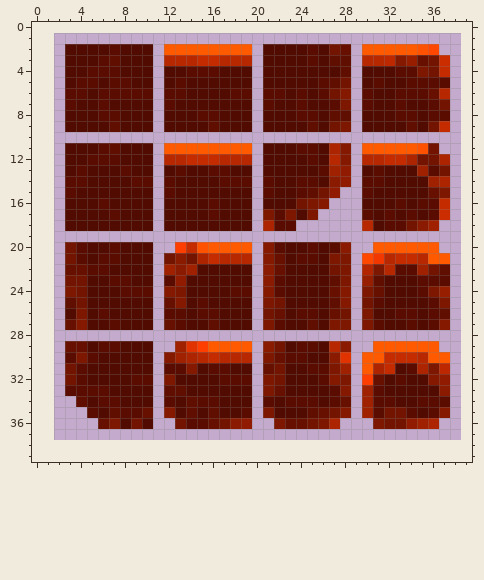
Pixel-art sprite, stored at game/background/images/bg_auto_tile.png. Above: the version before the commit.
The file is 37x37 pixels. Pixels under 10% opacity are left out. Colours within 5 levels of each other are drawn and written as one. The old version is drawn lined up with the new one, on the new canvas.
After:
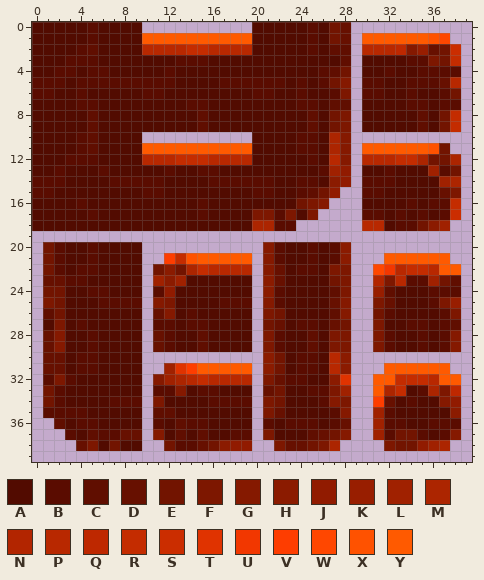
Palette (. is transparent): A #520b00  B #5a0c00  C #600e00  D #671000  E #721400  F #7d1700  G #851900  H #8b1b00  J #911b00  K #981e00  L #a02100  M #ac2500  N #b22500  P #b82800  Q #be2800  R #c42c00  S #cb2d00  T #e03300  U #f23700  V #fe3d00  W #ff4700  X #ff5200  Y #ff5a00
Diff:
canvas 37x37 -> 40x40, the old top-left corner now at 2,1
y 0: x 0..9 .......... -> AAAAABAAAA; x 20..28 ......... -> AAAAABAED
y 1: x 0..28 ............................. -> AAAAABAAAAYYYYYYYYYYAAAAABAED; x 30..37 ........ -> YYYYYYXW
y 2: x 0..2 ... -> AAA; x 4..5 AA -> BC; x 7 B -> A; x 10..20 A.YYYYYYYY. -> PPPPRRPPPPA; x 27..28 ED -> CC; x 30..38 YYYYYXW.. -> PPPQGKDES
y 3: x 0..7 ...AAABC -> AAABBBAA; x 11..20 .PPPRRPPP. -> AABBBAAAAA; x 25 B -> A; x 27 C -> A; x 30..38 PPQGKDES. -> AAAABBFER
y 4: x 0..3 ...A -> AABB; x 7 B -> A; x 11..12 .A -> AB; x 14..16 BBB -> AAA; x 20 . -> A; x 26..28 AAC -> BCE; x 32..38 ABBFER. -> BAABBBB
y 5: x 0..2 ... -> BBB; x 6 A -> B; x 9..13 AA.AB -> BBBBA; x 17..22 AAA.AA -> BBBBBB; x 24 A -> B; x 27..28 CE -> EG; x 30 A -> B; x 37..38 B. -> DP
y 6: x 0..3 ...B -> BBAA; x 6..9 BBBB -> AAAA; x 11..13 .BB -> BAA; x 18..20 BB. -> AAB; x 22 B -> A; x 26..28 BEG -> ABF; x 31 A -> B; x 33 B -> A; x 35..38 BDP. -> AABE
y 7: x 0..6 ...BAAB -> AAAABBA; x 11..12 .B -> AA; x 14..15 AA -> BB; x 20..21 .B -> AA; x 25 A -> B; x 27..28 BF -> CC; x 30 B -> A; x 33..38 BAABE. -> ABBABB
y 8: x 0..2 ... -> AAA; x 5..7 ABB -> CAA; x 11 . -> A; x 15..16 BB -> CA; x 20 . -> A; x 24..25 BB -> AC; x 27..28 CC -> EF; x 33..38 BBABB. -> AACAER
y 9: x 0..2 ... -> AAA; x 5 A -> C; x 7 C -> A; x 11 . -> A; x 15..16 AC -> CA; x 20 . -> A; x 34..38 CAER. -> ACAER
y 10: x 0..9 .......... -> AAAABCAAAA; x 20..28 ......... -> AAAABBAMG
y 11: x 0..2 ... -> AAA; x 4..7 AABC -> BCAA; x 10..11 A. -> YY; x 20 . -> A; x 35..37 XE. -> YXE
y 12: x 0..4 ...AA -> AAABB; x 6..7 BB -> AA; x 10..11 A. -> PP; x 13 P -> R; x 16 R -> P; x 20 . -> A; x 32 R -> P; x 34..35 ME -> RM; x 37..38 M. -> EM
y 13: x 0..2 ... -> AAB; x 4 B -> A; x 6 A -> B; x 8 B -> A; x 11..13 .AB -> ABA; x 15 A -> B; x 17 B -> A; x 20 . -> A; x 31..32 BA -> AB; x 35..38 LBE. -> ALBE
y 14: x 0..4 ...BB -> BBBAA; x 7..8 AA -> BB; x 11..12 .B -> BA; x 16 A -> B; x 20 . -> B; x 32 A -> B; x 36..38 LM. -> ALM
y 15: x 0..3 ...B -> BBAA; x 10..12 A.B -> BBA; x 20 . -> B; x 31 A -> B; x 36..38 DF. -> ADF
y 16: x 0..2 ... -> AAA; x 4 A -> B; x 6 B -> A; x 11 . -> A; x 15..16 AB -> BA; x 20 . -> A; x 33..35 BAB -> ABA; x 37..38 R. -> BR
y 17: x 0..2 ... -> AAA; x 5 A -> B; x 7 B -> A; x 11 . -> A; x 15..16 AB -> BA; x 20 . -> F; x 31..38 ABABABS. -> BABABABS
y 18: x 0..2 ... -> AAA; x 11 . -> A; x 20 . -> M; x 31..32 AB -> PA; x 34..37 EHL. -> BEHL
y 20: x 1..5 ..EBA -> EBAAB; x 7 B -> A; x 10 A -> .; x 13..19 VRXYYYY -> .......; x 31..36 YYYYYY -> ......
y 21: x 1..7 ..EBABB -> EBAABAA; x 10 A -> .; x 12..19 EHEMRPPP -> VRXYYYYY; x 22 D -> B; x 24 B -> A; x 27..28 FF -> BH; x 30..35 WUPRRP -> ..YYYY
y 22: x 1..4 ..DD -> EBAB; x 6 B -> A; x 10..19 A.LHLAAAAA -> .EHEMRPPPP; x 21 H -> G; x 24..25 AA -> BB; x 27 E -> F; x 30..38 NFPBBLEC. -> .WUPRRPYY
y 23: x 1..4 ..EE -> DDBB; x 7..8 BB -> AA; x 10..13 A.BJ -> .LHL; x 22 B -> D; x 27 C -> E; x 30..34 KCAAA -> .NFPB; x 36..38 BB. -> LEC
y 24: x 1..6 ..FEAA -> EEAABB; x 8..13 BBB.GF -> AA.BJA; x 18..19 BB -> AA; x 21 G -> H; x 27..28 DG -> CF; x 30..32 FDA -> .KC; x 35..38 BFK. -> ABBB
y 25: x 1..4 ..CE -> FEAA; x 6..13 AAAAA.DG -> BBBB.GFA; x 15 B -> A; x 17..19 AAA -> BBB; x 21..22 FE -> GB; x 27 C -> D; x 30..32 EBA -> .FD; x 38 . -> K
y 26: x 1..2 .. -> CE; x 4 F -> A; x 6 B -> A; x 10..16 A.BBABB -> .DGABAA; x 21..22 ED -> FE; x 24..25 BB -> AA; x 27..28 DE -> CG; x 30..34 FAABB -> .EBAA; x 36..38 BC. -> ABF
y 27: x 1..4 ..DG -> AFAB; x 7 B -> A; x 10..16 A.DBAAC -> .BBABBA; x 21..22 FB -> ED; x 24..25 AC -> BB; x 27..28 FF -> DE; x 30..31 FB -> .F; x 35..38 ABG. -> BABC
y 28: x 1..9 ......... -> DGAABAAAA; x 11..19 ......... -> DBAACAAAA; x 21..28 ........ -> FBAACAFF; x 31..38 ........ -> FBAABABG
y 29: x 1..7 ..DDABB -> DGAABAA; x 10..19 A..LTVYYYY -> .DBAACAAAA; x 21..22 HE -> FB; x 24..25 BB -> AC; x 27..28 PH -> FF; x 31..38 YYYYYY.. -> FBAABABG
y 30: x 1..4 ..BF -> DDAB; x 10 A -> .; x 12..19 GLMPRPPP -> ........; x 21..23 FDB -> HEA; x 25 A -> B; x 27..28 HT -> PH; x 30..37 YYRRRPYY -> ........
y 31: x 1..3 ..E -> DDA; x 5 A -> B; x 10 A -> .; x 12..19 BBGABBAA -> LTVYYYYY; x 21 D -> H; x 24 A -> B; x 26..28 BFL -> APH; x 30..37 YMRABMFQ -> ..YYYYYY
y 32: x 1..4 ..EB -> BFBA; x 9..19 BB.FAAAABBB -> A.GLMPRPPPP; x 22..24 EAA -> DBB; x 26..28 BGF -> AHT; x 30..38 VDABAAGJ. -> .YYRRRPYY
y 33: x 1..6 ..BBBB -> EBAAAA; x 10..13 A.CC -> .BBG; x 15..16 AA -> BB; x 21..22 FD -> DE; x 25..28 AABG -> BBFL; x 30..33 LBAA -> .YMR; x 35..38 AAH. -> BMFQ
y 34: x 1..4 ...C -> EBAA; x 6 B -> A; x 8..12 AAA.B -> BB.FA; x 14..15 CB -> AA; x 17..19 AAA -> BBB; x 21..28 BABBBABD -> FEAAABGF; x 30..32 LBB -> .VD; x 34..38 ABBB. -> BAAGJ
y 35: x 1..5 ....B -> BBBBA; x 7..12 CBBD.G -> AAA.CC; x 14 C -> A; x 16 C -> A; x 19 B -> A; x 22 A -> D; x 25..27 CDE -> AAB; x 30..34 LBEEB -> .LBAA; x 36..38 BG. -> AAH
y 36: x 2..7 ....DF -> CABBAA; x 9..13 EA..E -> A.BAC; x 16..19 DEHJ -> AAAA; x 21..28 .FDDEFM. -> BABBBABD; x 31..38 FEEJLM.. -> LBBAABBB
y 37: x 3..9 ....... -> BACBBDD; x 11..19 ......... -> GACACAABB; x 21..28 ........ -> FAAACDEG; x 31..38 ........ -> LBEEBABG
y 38: x 4..9 ...... -> DFAEAA; x 12..19 ........ -> EBBDEHJJ; x 22..27 ...... -> FDDEFM; x 32..37 ...... -> FEEJLM
Where, in picture pixels (left, top, right, bottom), the same in both pictures:
changed: (32, 22, 461, 451)
